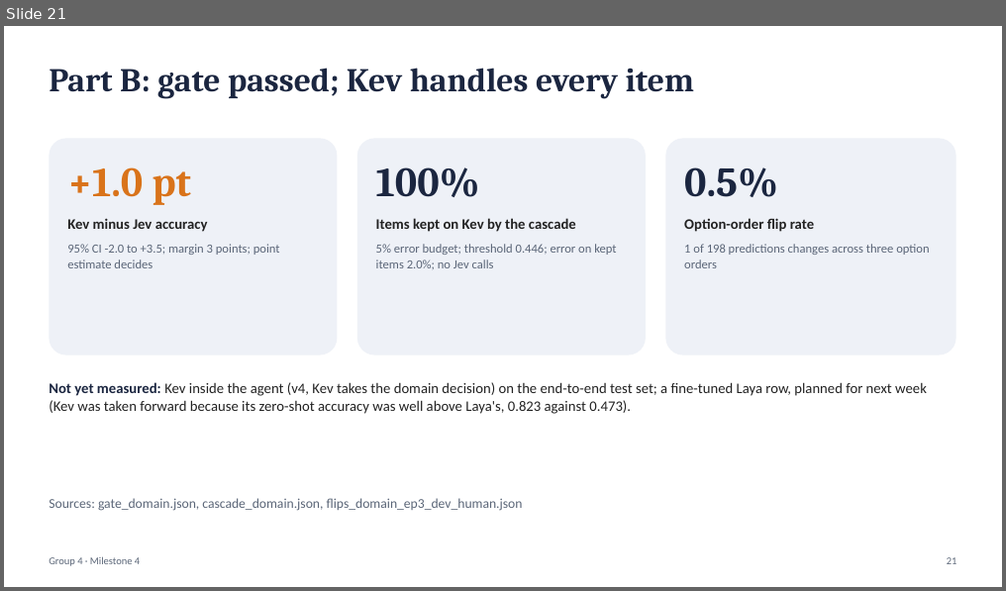
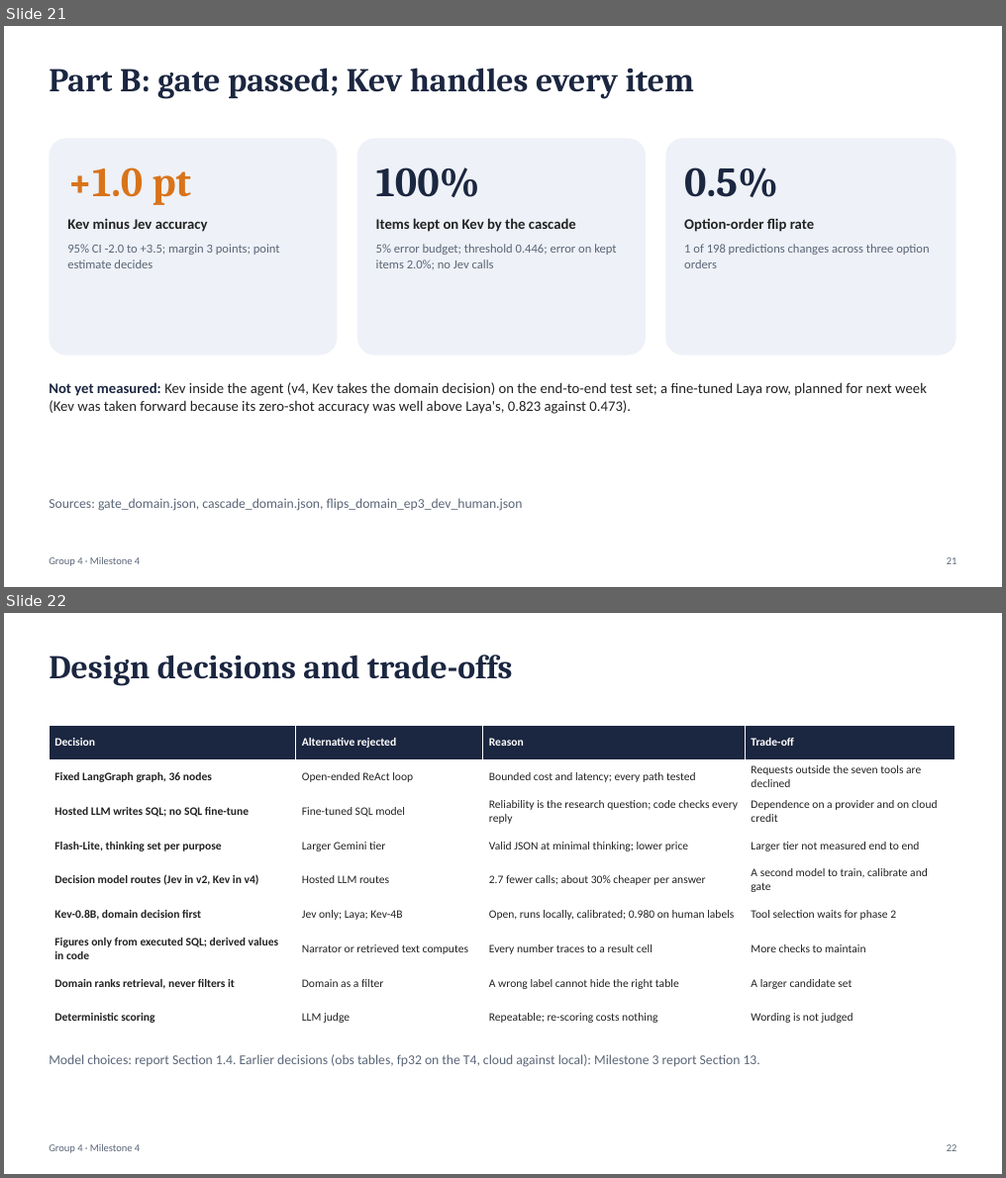
Before and after one commit to sathyaIITM/Group-4-DS-and-AI-Lab-Project, a slide deck: docs/milestones/Milestone4_TA_Presentation.pptx. Shown one above the other, each under a label of ours: slide 21 before the commit, slides 21 and 22 after it. The pictures are 1006x591 and 1006x1178 pixels, drawn with LibreOffice and Linux fonts; fonts in the diff are those of the drawing. Boxes give left, top, right and bottom in pixels: in the first picture for what was removed or moved away, otherwise in the second. Text is boxed around its words. In the diff, an @@ line names an element or a change of style, - is before the commit and + after.

Commit message:
DOCS: README rewrite, M4 report 1.0 with model selection (1.4), design-decisions slide, risks on the challenges slide, docs and data indexes, tidy-up

```diff
--- a/docs/milestones/Milestone4_TA_Presentation.pptx
+++ b/docs/milestones/Milestone4_TA_Presentation.pptx
@@ slide 22 added at [4, 613, 1002, 1174], background #FFFFFF @@
@@ text added at [49, 655, 513, 686], 32 pt, text #1B2640, bold @@
+Design decisions and trade-offs
@@ table added at [49, 725, 954, 1035], 9 rows, 4 columns @@
+Decision | Alternative rejected | Reason | Trade-off
+Fixed LangGraph graph, 36 nodes | Open-ended ReAct loop | Bounded cost and latency; every path tested | Requests outside the seven tools are declined
+Hosted LLM writes SQL; no SQL fine-tune | Fine-tuned SQL model | Reliability is the research question; code checks every reply | Dependence on a provider and on cloud credit
+Flash-Lite, thinking set per purpose | Larger Gemini tier | Valid JSON at minimal thinking; lower price | Larger tier not measured end to end
+Decision model routes (Jev in v2, Kev in v4) | Hosted LLM routes | 2.7 fewer calls; about 30% cheaper per answer | A second model to train, calibrate and gate
+Kev-0.8B, domain decision first | Jev only; Laya; Kev-4B | Open, runs locally, calibrated; 0.980 on human labels | Tool selection waits for phase 2
+Figures only from executed SQL; derived values in code | Narrator or retrieved text computes | Every number traces to a result cell | More checks to maintain
+Domain ranks retrieval, never filters it | Domain as a filter | A wrong label cannot hide the right table | A larger candidate set
+Deterministic scoring | LLM judge | Repeatable; re-scoring costs nothing | Wording is not judged
@@ text added at [49, 1055, 760, 1067], 13 pt, text #5B6678 @@
+Model choices: report Section 1.4. Earlier decisions (obs tables, fp32 on the T4, cloud against local): Milestone 3 report Section 13.
@@ text added at [49, 1144, 140, 1154], 10 pt, text #5B6678 @@
+Group 4 · Milestone 4
@@ text added at [946, 1145, 957, 1152], 10 pt, text #5B6678 @@
+22
```
Also in this commit, not shown: 3 slides changed, 11 other files.
